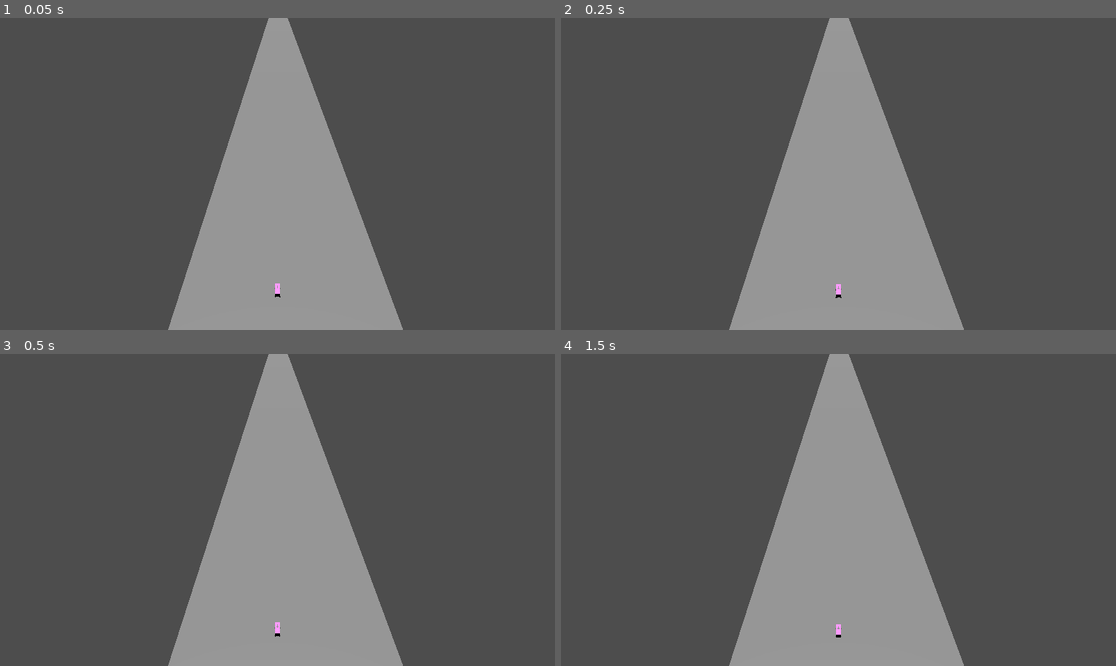
Above: before the commit, frames 1-4 (two rows, left to right).
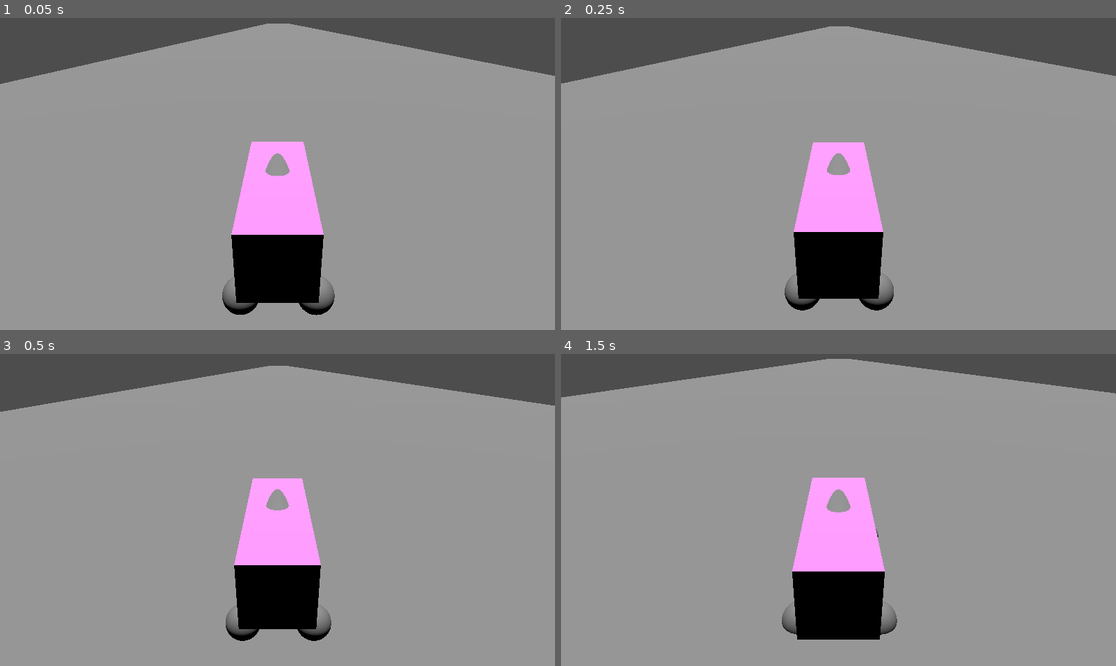
Above: after the commit, the same moments.

Repository: pGabrielVP/carro-godot
Game: Godot game, scene res://mapa.tscn
Two runs of this game, one before a commit and one after it. Both use one fixed random seed, a clock stepped at 60 frames per second and the inputs below. The project has no main scene, so this scene is started directly.
Inputs:
- Up to frame 1 (0.05 s): no input
- Up to frame 2 (0.25 s): no input
- Up to frame 3 (0.5 s): no input
- Up to frame 4 (1.5 s): hold Right (virar_direita) 0.53-1.28 s; hold Q (acelerador_leve) 0.53-1.28 s; tap Enter at 1.25 s; hold Down (marcha_baixo) from 1.28 s (still down); tap W (acelerador_medio) at 1.35 s

The runs differ from the first frame. In frame 1, 74% of the frame differs, in the area x 0-100%, y 0-100%; in frame 2, 74%; in frame 3, 74%; in frame 4, 77%.

Commit message:
Camera segue o carro
Adicionada câmera ao nodo do carro
Adicionado script para câmera seguir o carro
Aumenta o FOV da câmera dependendo da velocidade do carro

Diff:
--- /dev/null
+++ b/exemplo/camera_3d.gd
@@ -0,0 +1,17 @@
+extends Camera3D
+
+@onready var carro: CollisionShape3D = get_node("../CollisionShape3D")
+@onready var carro_raiz: VehicleBody3D = get_node("../../VehicleBody3D")
+
+var fov_base: float = 51.1
+var distancia_padrao_camera: float = 4.4
+
+# Called when the node enters the scene tree for the first time.
+func _ready() -> void:
+	pass
+
+# Called every frame. 'delta' is the elapsed time since the previous frame.
+func _process(delta: float) -> void:
+	var distancia_camera: float = distancia_padrao_camera + (carro_raiz.linear_velocity.length()/70)
+	position = lerp(position, carro.position - Vector3(0, -2.6, distancia_camera), 1)
+	fov = fov_base + (carro_raiz.linear_velocity.length()/2)
--- a/exemplo/vehicle_body_3d.tscn
+++ b/exemplo/vehicle_body_3d.tscn
@@ -1,6 +1,11 @@
-[gd_scene load_steps=10 format=3 uid="uid://danf8yuuhd45m"]
+[gd_scene load_steps=12 format=3 uid="uid://danf8yuuhd45m"]
 
 [ext_resource type="Script" uid="uid://g8og0ahwqsfg" path="res://exemplo/vehicle_body_3d.gd" id="1_x31a8"]
+[ext_resource type="Script" uid="uid://cg7eubxuf8ouv" path="res://exemplo/camera_3d.gd" id="2_n5xty"]
+
+[sub_resource type="Curve" id="Curve_8nbig"]
+_data = [Vector2(0, 0.0880597), 0.0, 0.0, 0, 0, Vector2(0.122744, 0.117164), 1.09483, 1.09483, 0, 0, Vector2(0.963899, 1), 0.230341, 0.230341, 0, 0, Vector2(1, 0), 0.0, 0.0, 0, 0]
+point_count = 4
 
 [sub_resource type="BoxShape3D" id="BoxShape3D_3wmsh"]
 size = Vector3(1, 1, 2.88599)
@@ -34,6 +39,7 @@
 mass = 300.0
 center_of_mass_mode = 1
 script = ExtResource("1_x31a8")
+power_curve = SubResource("Curve_8nbig")
 
 [node name="CollisionShape3D" type="CollisionShape3D" parent="."]
 transform = Transform3D(1, 0, 0, 0, 1, 0, 0, 0, 1, 0, 0.680467, 0.102661)
@@ -78,3 +84,8 @@
 
 [node name="MeshInstance3D" type="MeshInstance3D" parent="direita_frente"]
 mesh = SubResource("SphereMesh_uq1ss")
+
+[node name="Camera3D" type="Camera3D" parent="."]
+transform = Transform3D(-1, -1.9253e-14, -8.74228e-08, -3.71551e-08, 0.905191, 0.425005, 7.91343e-08, 0.425005, -0.905191, 0, 2.83141, -3.6277)
+fov = 51.1
+script = ExtResource("2_n5xty")
--- a/mapa.tscn
+++ b/mapa.tscn
@@ -34,7 +34,3 @@
 [node name="VehicleBody3D" parent="." instance=ExtResource("1_2jh14")]
 transform = Transform3D(1, 0, 0, 0, 1, 0, 0, 0, 1, 0, 1.9918, 0)
 power_curve = SubResource("Curve_2jh14")
-
-[node name="Camera3D" type="Camera3D" parent="."]
-transform = Transform3D(-1, 1.42109e-14, 8.74227e-08, 4.37114e-08, 0.866025, 0.5, -7.57103e-08, 0.5, -0.866025, 0, 62.9544, -50.4287)
-fov = 52.3
Not shown, added: exemplo/camera_3d.gd.uid
